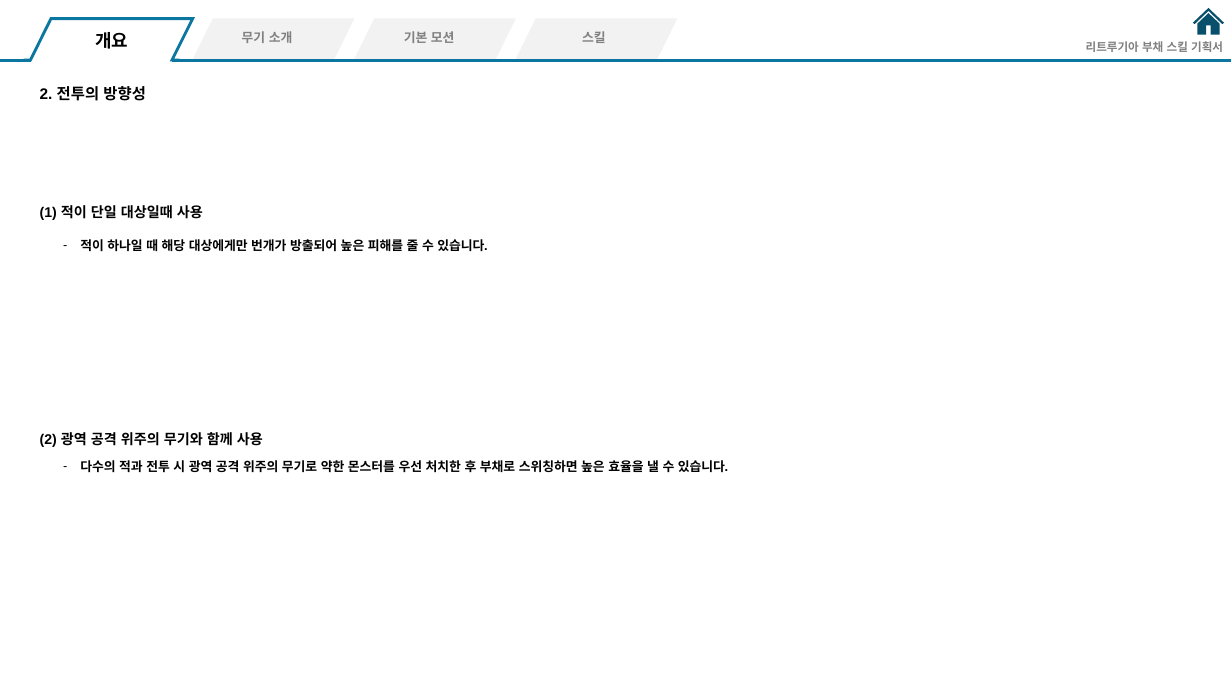
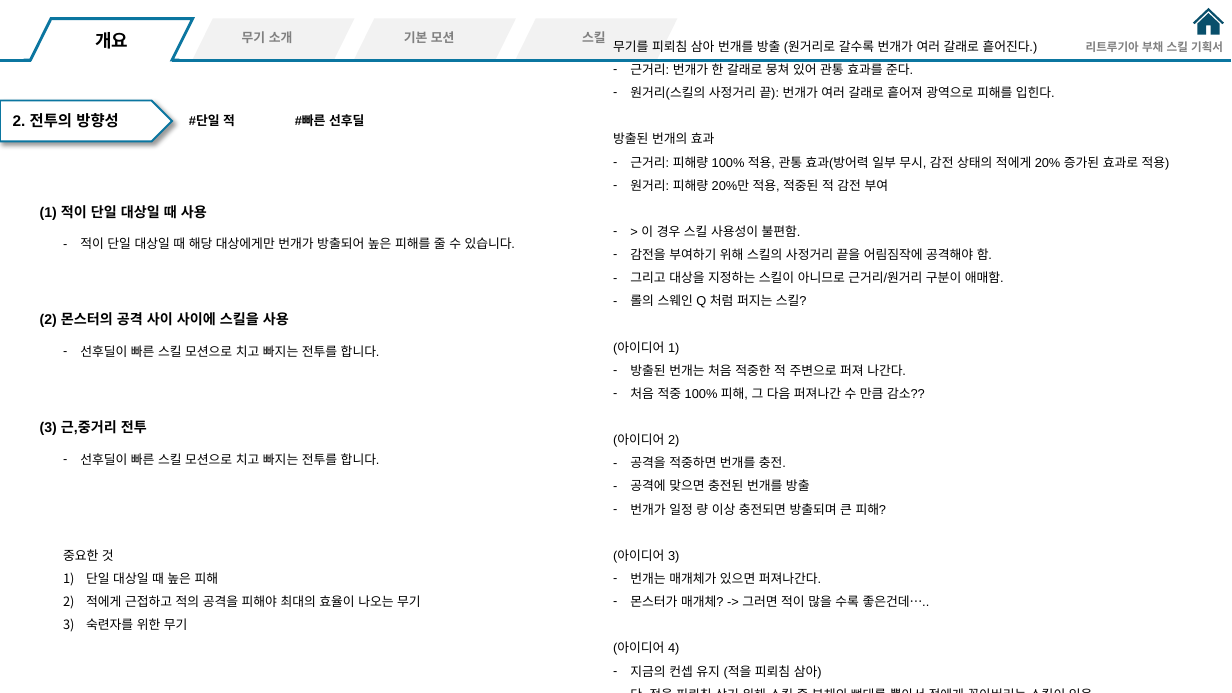
Before and after one commit to hjs0913/GameDesign, a slide deck: slide 4 of 액션&경영 RPG/스킬/리트루기아_부채스킬기획.pptx. Drawn at 1232x693 pixels with LibreOffice and Linux fonts; fonts in the diff are those of the drawing. Boxes give left, top, right and bottom in pixels: in the first picture for what was removed or moved away, otherwise in the second. Text is boxed around its words. In the diff, an @@ line names an element or a change of style, - is before the commit and + after.

Commit message:
부채 스킬 의도 수정

```diff
--- a/액션&경영 RPG/스킬/리트루기아_부채스킬기획.pptx
+++ b/액션&경영 RPG/스킬/리트루기아_부채스킬기획.pptx
@@ text added at [613,40,1170,679], 10 pt, text #000000 @@
+무기를 피뢰침 삼아 번개를 방출 (원거리로 갈수록 번개가 여러 갈래로 흩어진다.)
+– 근거리: 번개가 한 갈래로 뭉쳐 있어 관통 효과를 준다.
+– 원거리(스킬의 사정거리 끝): 번개가 여러 갈래로 흩어져 광역으로 피해를 입힌다.
+방출된 번개의 효과
+– 근거리: 피해량 100% 적용, 관통 효과(방어력 일부 무시, 감전 상태의 적에게 20% 증가된 효과로 적용)
+– 원거리: 피해량 20%만 적용, 적중된 적 감전 부여
+– > 이 경우 스킬 사용성이 불편함.
+– 감전을 부여하기 위해 스킬의 사정거리 끝을 어림짐작에 공격해야 함.
+– 그리고 대상을 지정하는 스킬이 아니므로 근거리/원거리 구분이 애매함.
+– 롤의 스웨인 Q 처럼 퍼지는 스킬?
+(아이디어 1)
+– 방출된 번개는 처음 적중한 적 주변으로 퍼져 나간다.
+– 처음 적중 100% 피해, 그 다음 퍼져나간 수 만큼 감소??
+(아이디어 2)
+– 공격을 적중하면 번개를 충전.
+– 공격에 맞으면 충전된 번개를 방출
+– 번개가 일정 량 이상 충전되면 방출되며 큰 피해?
+(아이디어 3)
+– 번개는 매개체가 있으면 퍼져나간다.
+– 몬스터가 매개체? -> 그러면 적이 많을 수록 좋은건데…..
+(아이디어 4)
+– 지금의 컨셉 유지 (적을 피뢰침 삼아)
+– 단, 적을 피뢰침 삼기 위해 스킬 중 부채의 뼈대를 뽑아서 적에게 꽂아버리는 스킬이 있음.
+– 부채에 번개를 모으고 적에게 꽂혀있는 부채의 일부분을 피뢰침 삼아 번개를 방출한다.
+– 단일 대상에게 중복으로 꽂을 수 있음.
@@ pentagon arrow added at [0,101,172,141], fill #FFFFFF, outline #0B76A0 1.5 pt @@
@@ text "2. 전투의 방향성": place and size @@
-text "2. 전투의 방향성" at [40,86,145,101]
+text "2. 전투의 방향성" at [13,113,118,128]
@@ text added at [189,114,235,126], 10 pt, text #000000, bold @@
+#단일 적
@@ text added at [295,114,364,128], 10 pt, text #000000, bold @@
+#빠른 선후딜
@@ text at [40,205,207,220]: spaces changed @@
-(1) 적이 단일 대상일때 사용
+(1) 적이 단일 대상일 때 사용
@@ text "적이 단일 대상일 때 해당 ..." at [80,237,515,249]: vertical alignment top to middle @@
@@ text at [80,237,515,249]: text changed; bold off @@
-– 적이 하나일 때 해당 대상에게만 번개가 방출되어 높은 피해를 줄 수 있습니다.
+– 적이 단일 대상일 때 해당 대상에게만 번개가 방출되어 높은 피해를 줄 수 있습니다.
@@ text added at [40,312,289,327], 11 pt, text #000000, bold @@
+(2) 몬스터의 공격 사이 사이에 스킬을 사용
@@ text added at [80,345,380,357], 10 pt, text #000000 @@
+– 선후딜이 빠른 스킬 모션으로 치고 빠지는 전투를 합니다.
@@ text removed at [40,432,263,447] @@
-(2) 광역 공격 위주의 무기와 함께 사용
@@ text added at [40,420,147,435], 11 pt, text #000000, bold @@
+(3) 근,중거리 전투
@@ text removed at [80,460,728,472] @@
-– 다수의 적과 전투 시 광역 공격 위주의 무기로 약한 몬스터를 우선 처치한 후 부채로 스위칭하면 높은 효율을 낼 수 있습니다.
@@ text added at [80,453,380,465], 10 pt, text #000000 @@
+– 선후딜이 빠른 스킬 모션으로 치고 빠지는 전투를 합니다.
@@ text added at [63,549,421,630], 10 pt, text #000000 @@
+중요한 것
+1) 단일 대상일 때 높은 피해
+2) 적에게 근접하고 적의 공격을 피해야 최대의 효율이 나오는 무기
+3) 숙련자를 위한 무기
```
Also in this commit, not shown: 2 other slides changed, 5 other files.
